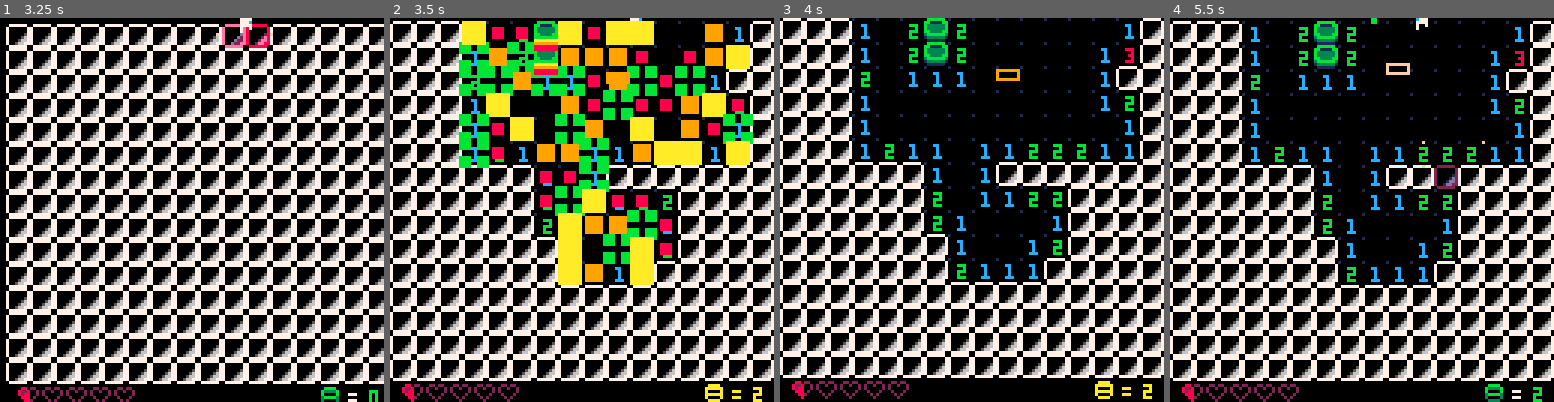
Above: before the commit, frames 1-4 (left to right).
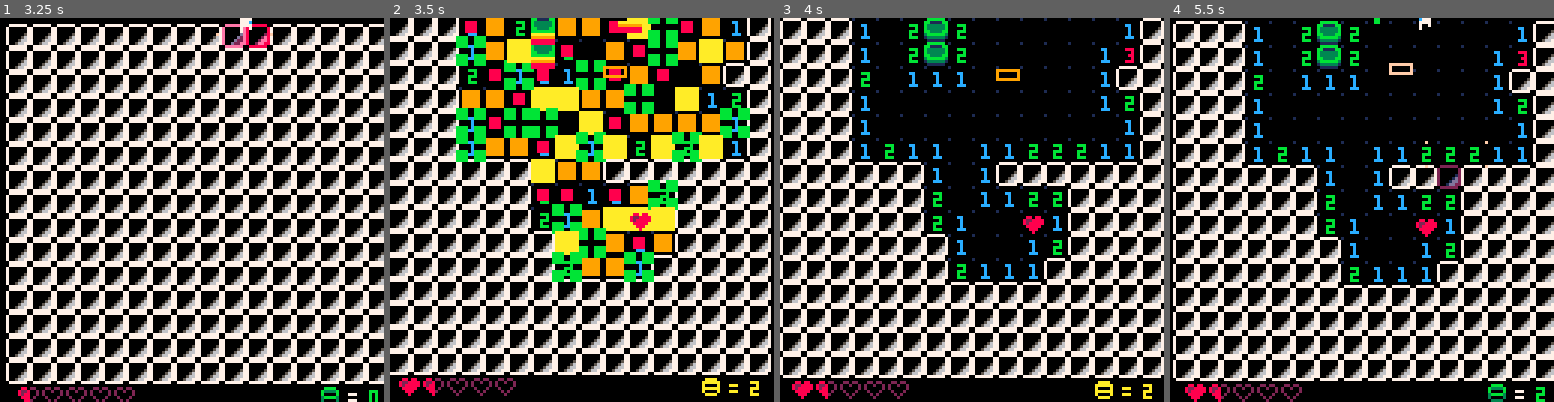
Above: after the commit, the same moments.

Repository: rdelos747/pico8
Game: PICO-8 cartridge ms_shoot.p8
Two runs of this game, one before a commit and one after it. Both use one fixed random seed, a clock stepped at 60 frames per second and the inputs below.
Inputs:
- Up to frame 1 (3.25 s): tap X (X key) at 1.07, 2.07, 2.4, 2.73, 3.07 s; hold Left 1.97-2.37 s; hold Down 2.42-2.82 s; hold Right from 2.87 s (still down)
- Up to frame 2 (3.5 s): keep holding Right; tap X (X key) at 3.4 s
- Up to frame 3 (4 s): release Right at 3.53 s; hold Up from 3.58 s (still down); tap X (X key) at 3.73 s
- Up to frame 4 (5.5 s): tap X (X key) every 0.33 s from 4.07 to 5.4 s; release Up at 4.08 s; hold Right 4.13-4.53 s; hold Down 4.58-5.08 s; hold Left from 5.13 s (still down)

Frame 1 is identical in both runs. In frame 2, 68% of the frame differs, in the area x 0-100%, y 0-100%; in frame 3, 0.3%; in frame 4, 27%.

Commit message:
Fri Jun 14 12:05:58 EDT 2019

Diff:
--- a/ms_shoot.p8
+++ b/ms_shoot.p8
@@ -76,6 +76,7 @@
 sprinkles={}
 explosions={}
 sheets={}
+hearts={}
 
 -- helpers
 --=============
@@ -134,6 +135,9 @@
 	end
 	for s in all(sheets)do
 		del(sheets,s)
+	end
+	for h in all(hearts)do
+		del(hearts,h)
 	end
 	--reset drop
 	drop.tm=0
@@ -272,6 +276,7 @@
 	draw_explosions()
 	draw_sheets()
 	draw_door()
+	draw_hearts()
 	--hud
 	draw_hud()
 	--message
@@ -369,6 +374,13 @@
 	spr(27,door.i*8,
 		(door.j*8)+door.y)
 	pal()
+end
+
+function draw_hearts()
+	for h in all(hearts)do
+		spr(35,(h.i*8)+1,(h.j*8)+2)
+		spr(36,(h.i*8)+1,(h.j*8)+2)
+	end
 end
 
 function draw_drop()
@@ -543,6 +555,9 @@
 		pp.y+=drr.y
 	end
 
+	--touch heart
+	touch_heart()
+
 	--update feet anim
 	if pp.walk==0 then
 		pp.walk=5
@@ -570,6 +585,18 @@
 			x=pp.x,y=pp.y,
 			drr=pp.drr,tm=0
 		})
+	end
+end
+
+function touch_heart()
+	for h in all(hearts)do
+		if flr(pp.x/8)==h.i and
+					flr(pp.y/8)==h.j then
+			del(hearts,h)
+			add_sheet(pp.x-4,pp.y-4)
+			pp.hp+=2
+			if(pp.hp>pp.max_hp)pp.hp=pp.max_hp
+		end
 	end
 end
 
@@ -734,6 +761,15 @@
 	door.tm+=0.5
 end
 
+--hearts stuff
+function place_heart(i,j)
+	if(not chance(2))return
+	add(hearts,{
+		i=i,
+		j=j
+	})
+end
+
 -- minesweeper stuff
 -- =================
 function open_tile(i,j)
@@ -742,6 +778,7 @@
 	if lvl[j][i].val>0 then
 		return
 	end
+	place_heart(i,j)
 	local imin=max(i-1,0)
 	local imax=min(i+1,xmax-1)
 	local jmin=max(j-1,0)
